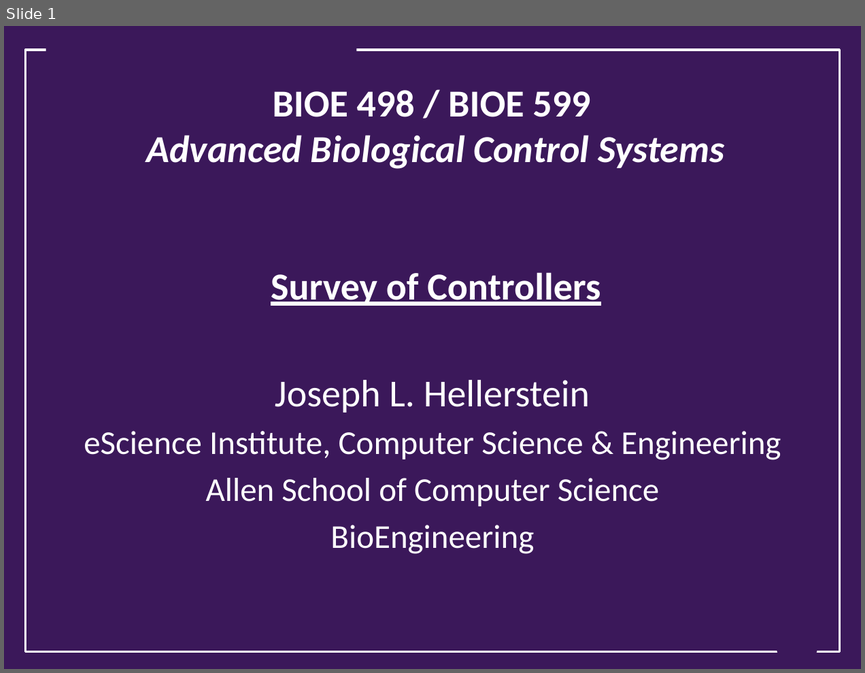
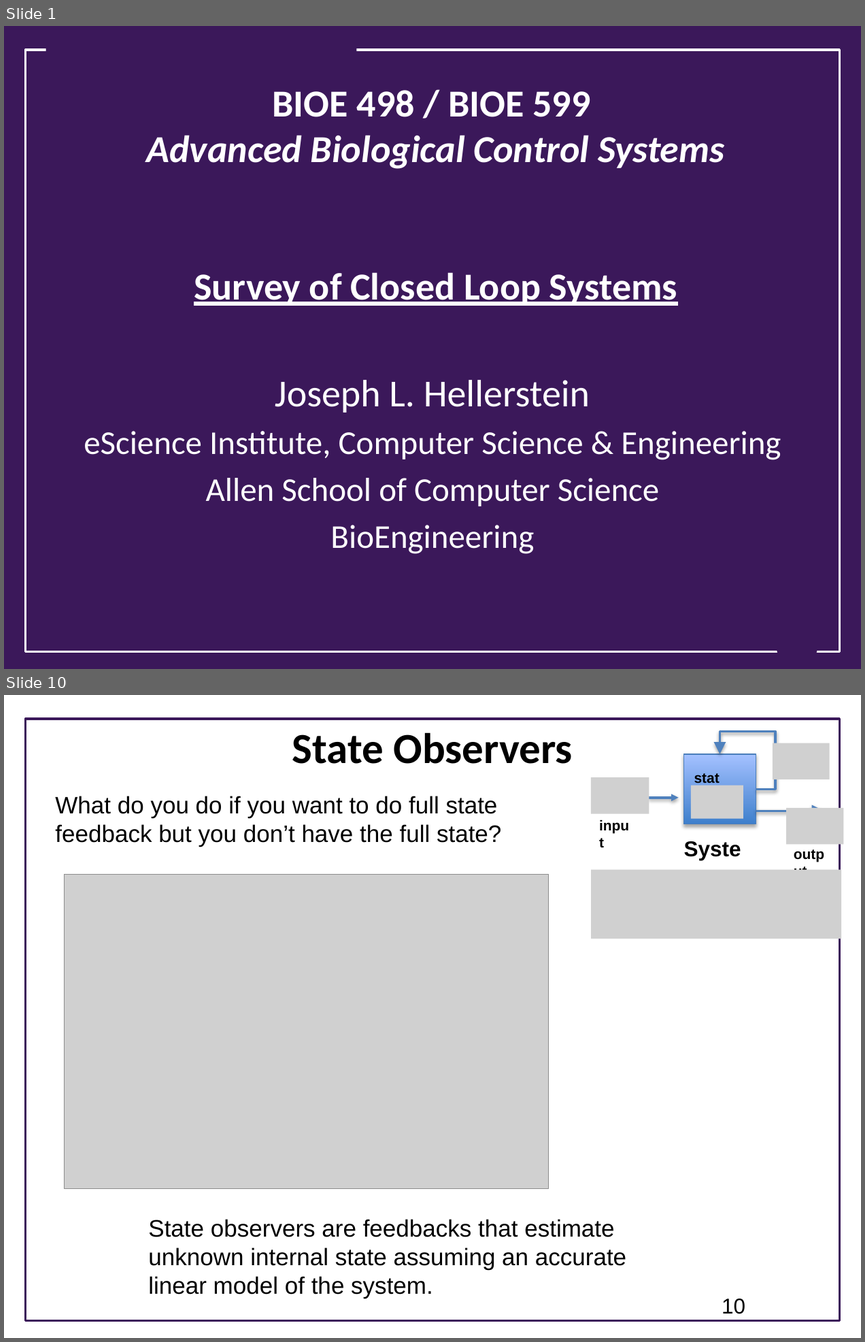
Before and after one commit to joseph-hellerstein/advanced-controls-lectures, a slide deck: Lecture_26-Survey-Of-Closed-Loop-Systems/Survey-Of-Closed-Loop-Systems.pptx. Shown one above the other, each under a label of ours: slide 1 before the commit, slides 1 and 10 after it; the slides between them are not shown. The pictures are 865x673 and 865x1342 pixels, drawn with LibreOffice and Linux fonts; fonts in the diff are those of the drawing; grey boxes stand for pictures; background and template pictures are left out. Boxes give left, top, right and bottom in pixels: in the first picture for what was removed or moved away, otherwise in the second. Text is boxed around its words. In the diff, an @@ line names an element or a change of style, - is before the commit and + after.

```diff
--- a/Lecture_26-Survey-Of-Closed-Loop-Systems/Survey-Of-Closed-Loop-Systems.pptx
+++ b/Lecture_26-Survey-Of-Closed-Loop-Systems/Survey-Of-Closed-Loop-Systems.pptx
@@ slide 10 added at [4, 695, 861, 1338], background #FFFFFF @@
@@ rectangle added at [26, 719, 839, 1321], outline #3B185A 1.75 pt @@
@@ title added at [292, 732, 572, 764], 36 pt, text #000000, bold @@
+State Observers
@@ text added at [55, 796, 501, 847], 20 pt, text #000000 @@
+What do you do if you want to do full state feedback but you don’t have the full state?
@@ group added at [591, 732, 844, 868]: 4 pictures, 4 texts, 2 arrows, 1 rectangle, 1 elbow arrow @@
+input
+output
+System
+state
@@ picture added at [64, 874, 548, 1189] @@
@@ picture added at [591, 870, 841, 939] @@
@@ text added at [148, 1219, 626, 1297], 20 pt, text #000000 @@
+State observers are feedbacks that estimate unknown internal state assuming an accurate linear model of the system.
@@ page number added at [721, 1298, 745, 1314], 18 pt, text #000000 @@
+10
@@ slide 1 changed as well @@
@@ title at [147, 90, 724, 305]: text changed @@
-BIOE 498 / BIOE 599
-Advanced Biological Control Systems
-Survey of Controllers
+BIOE 498 / BIOE 599
+Advanced Biological Control Systems
+Survey of Closed Loop Systems
```
Also in this commit, not shown: 1 other slide changed, 9 other slides added.
